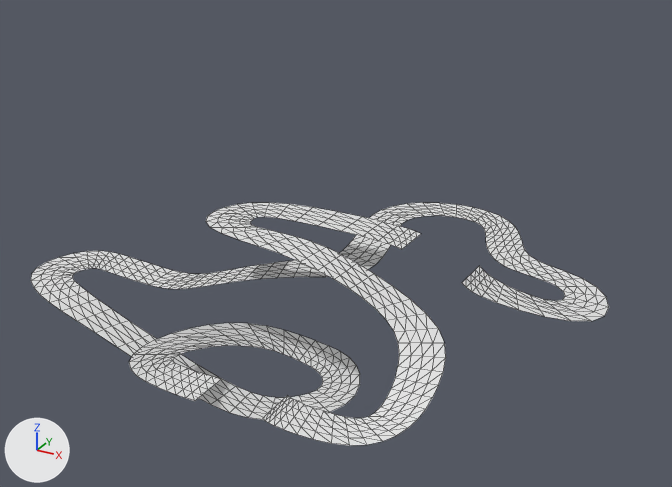
One commit to the glTF model src/tracks/DreamyYggdrasil1.glb: the scene before it, then after it.
Both versions are drawn from a 50 mm camera at (257.0, -413.0, 269.0) aimed at (11.0, 34.0, 46.0). Every picture has the same lights, and +X, +Y and +Z are marked at lower left. The older version comes first. Mesh edges are drawn as thin lines. Objects named as collision shapes, trigger or cutter boxes, shadow casters or lower levels of detail are left out. Vertices at exactly the same position are counted once.

The older version as bpy lines, for what is in view:
```python
me_mesh = bpy.data.meshes.new('Mesh')
me_mesh.from_pydata(...)  # 830 vertices, 1312 faces; spans x -198.0..170.0, y -100.0..162.0, z -41.0..60.0
ob_plane = bpy.data.objects.new('Plane', me_mesh)
ob_plane.location = (0.0, 0.0, 0.0)
```
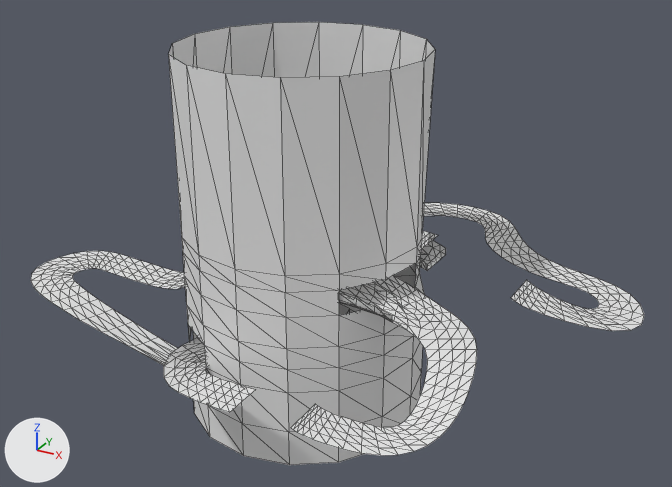
What differs and where, as boxes (x1, y1, x2, y2) in the pictures (672 x 487 px; the box of a moved part takes in the faces that stretch with it):
'Cylinder', added
    after: (169, 22, 435, 465)
'Plane', reshaped (6% wider)
    before: (31, 203, 609, 446)
    after: (31, 203, 644, 456)
part 1 of me_mesh, moved or reshaped
    before: (41, 203, 609, 446)
    after: (41, 203, 644, 456)

What the commit changed:
me_mesh is used by ob_plane; location (0.0, 0.0, 0.0).
me_mesh had 830 vertices, 1312 faces and spanned x -198.0..170.0, y -100.0..162.0, z -41.0..60.0.
me_mesh now has 1437 vertices, 2472 faces and spans x -198.0..189.0, y -100.0..163.0, z -41.0..60.0.
me_mesh part 1: 7 vertices moved within x -76.0..152.0, y -11.0..151.0, z -41.0..34.0; 657 vertices removed from x -157.0..170.0, y -100.0..162.0, z -41.0..60.0; 1264 vertices added at x -157.0..189.0, y -100.0..163.0, z -41.0..60.0.
Mesh me_cylinder is new.
It has 144 vertices, 240 faces and spans x -66.0..74.0, y -60.0..80.0, z -50.0..167.0.
Object 'Cylinder' (ob_cylinder) is new; it shows me_cylinder.
Its location is (0.0, 0.0, 0.0).
